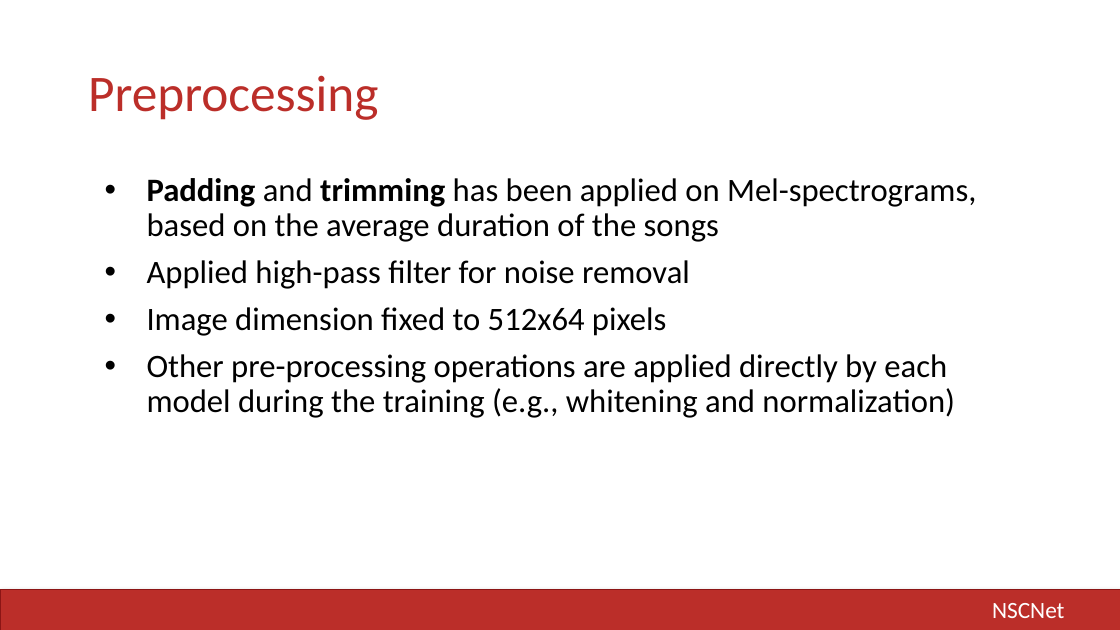
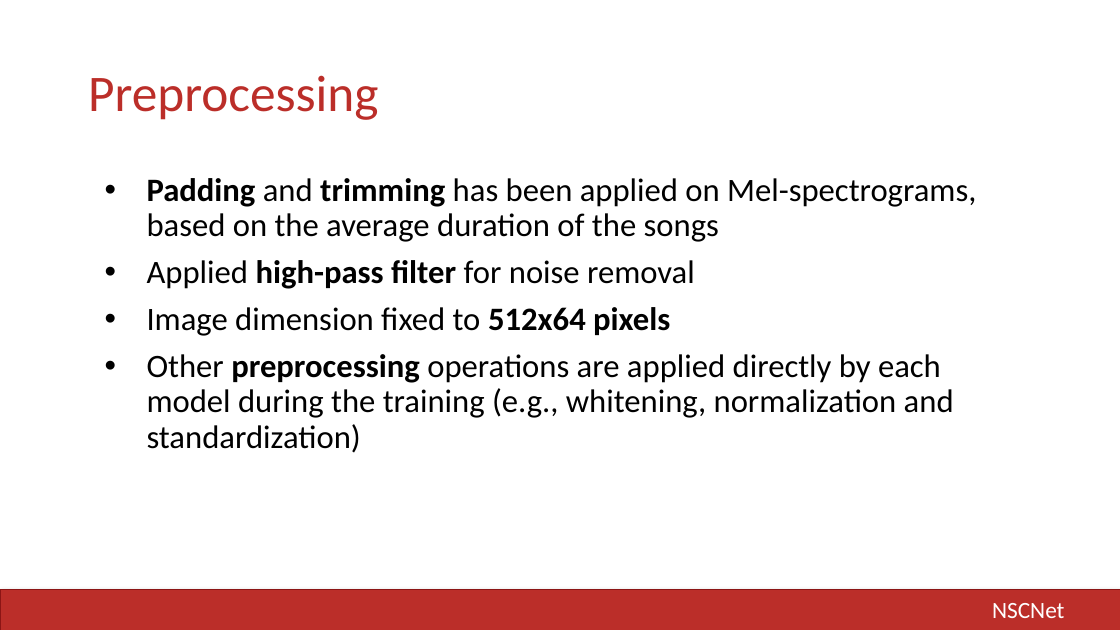
Before and after one commit to LIA-UniBo/NSCNet, a slide deck: slide 12 of docs/AII - Project Slides.pptx. Drawn at 1120x630 pixels with LibreOffice and Linux fonts; fonts in the diff are those of the drawing. Boxes give left, top, right and bottom in pixels: in the first picture for what was removed or moved away, otherwise in the second. Text is boxed around its words. In the diff, an @@ line names an element or a change of style, - is before the commit and + after.

Commit message:
Slides updated.

```diff
--- a/docs/AII - Project Slides.pptx
+++ b/docs/AII - Project Slides.pptx
@@ text at (x1=147, y1=260, x2=695, y2=336): bold on in "high-pass filter", "512x64 pixels" @@
@@ text at (x1=147, y1=354, x2=954, y2=453): text changed @@
-• Other pre-processing operations are applied directly by each model during the training (e.g., whitening and normalization)
+• Other preprocessing operations are applied directly by each model during the training (e.g., whitening, normalization and standardization)
```
